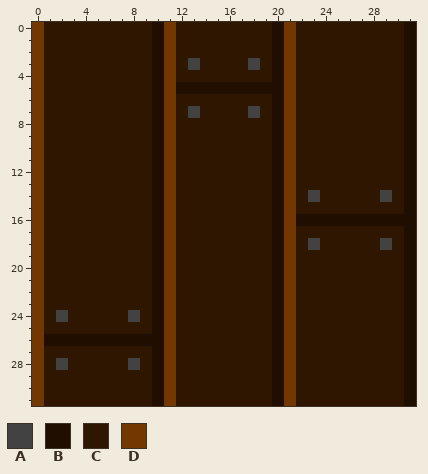
Pixel-art sprite -- Assets/Art/Sprite Sheets/floor.png. Above is the file before it was changed.
The file is 32x32 pixels.
Palette (. is transparent): A #424242  B #200f00  C #2e1600  D #733701
Pixels before, first column x 0:
 0 DCCCCCCCCCBDCCCCCCCCBDCCCCCCCCCB
 1 DCCCCCCCCCBDCCCCCCCCBDCCCCCCCCCB
 2 DCCCCCCCCCBDCCCCCCCCBDCCCCCCCCCB
 3 DCCCCCCCCCBDCACCCCACBDCCCCCCCCCB
 4 DCCCCCCCCCBDCCCCCCCCBDCCCCCCCCCB
 5 DCCCCCCCCCBDBBBBBBBBBDCCCCCCCCCB
 6 DCCCCCCCCCBDCCCCCCCCBDCCCCCCCCCB
 7 DCCCCCCCCCBDCACCCCACBDCCCCCCCCCB
 8 DCCCCCCCCCBDCCCCCCCCBDCCCCCCCCCB
 9 DCCCCCCCCCBDCCCCCCCCBDCCCCCCCCCB
10 DCCCCCCCCCBDCCCCCCCCBDCCCCCCCCCB
11 DCCCCCCCCCBDCCCCCCCCBDCCCCCCCCCB
12 DCCCCCCCCCBDCCCCCCCCBDCCCCCCCCCB
13 DCCCCCCCCCBDCCCCCCCCBDCCCCCCCCCB
14 DCCCCCCCCCBDCCCCCCCCBDCACCCCCACB
15 DCCCCCCCCCBDCCCCCCCCBDCCCCCCCCCB
16 DCCCCCCCCCBDCCCCCCCCBDBBBBBBBBBB
17 DCCCCCCCCCBDCCCCCCCCBDCCCCCCCCCB
18 DCCCCCCCCCBDCCCCCCCCBDCACCCCCACB
19 DCCCCCCCCCBDCCCCCCCCBDCCCCCCCCCB
20 DCCCCCCCCCBDCCCCCCCCBDCCCCCCCCCB
21 DCCCCCCCCCBDCCCCCCCCBDCCCCCCCCCB
22 DCCCCCCCCCBDCCCCCCCCBDCCCCCCCCCB
23 DCCCCCCCCCBDCCCCCCCCBDCCCCCCCCCB
24 DCACCCCCACBDCCCCCCCCBDCCCCCCCCCB
25 DCCCCCCCCCBDCCCCCCCCBDCCCCCCCCCB
26 DBBBBBBBBBBDCCCCCCCCBDCCCCCCCCCB
27 DCCCCCCCCCBDCCCCCCCCBDCCCCCCCCCB
28 DCACCCCCACBDCCCCCCCCBDCCCCCCCCCB
29 DCCCCCCCCCBDCCCCCCCCBDCCCCCCCCCB
30 DCCCCCCCCCBDCCCCCCCCBDCCCCCCCCCB
31 DCCCCCCCCCBDCCCCCCCCBDCCCCCCCCCB
Now the later version:
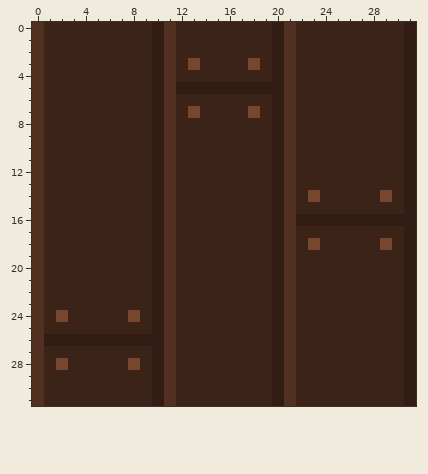
Change:
colour A: #424242 -> #774530
colour B: #200f00 -> #321d14
colour C: #2e1600 -> #3c2318
colour D: #733701 -> #512f21
